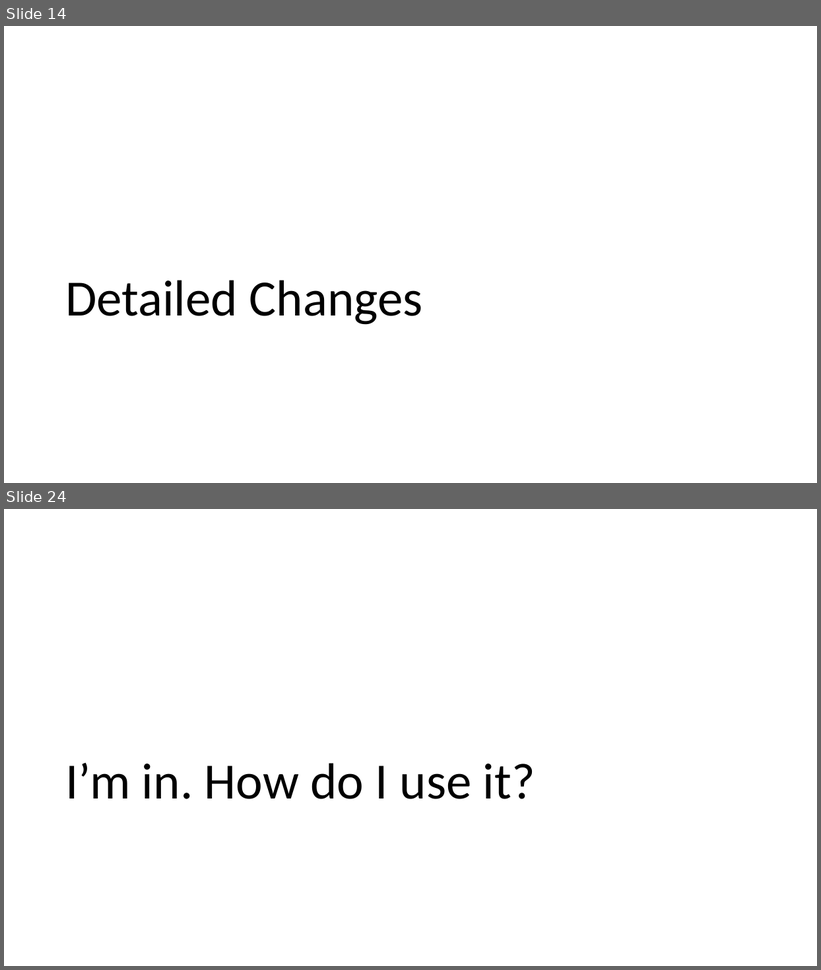
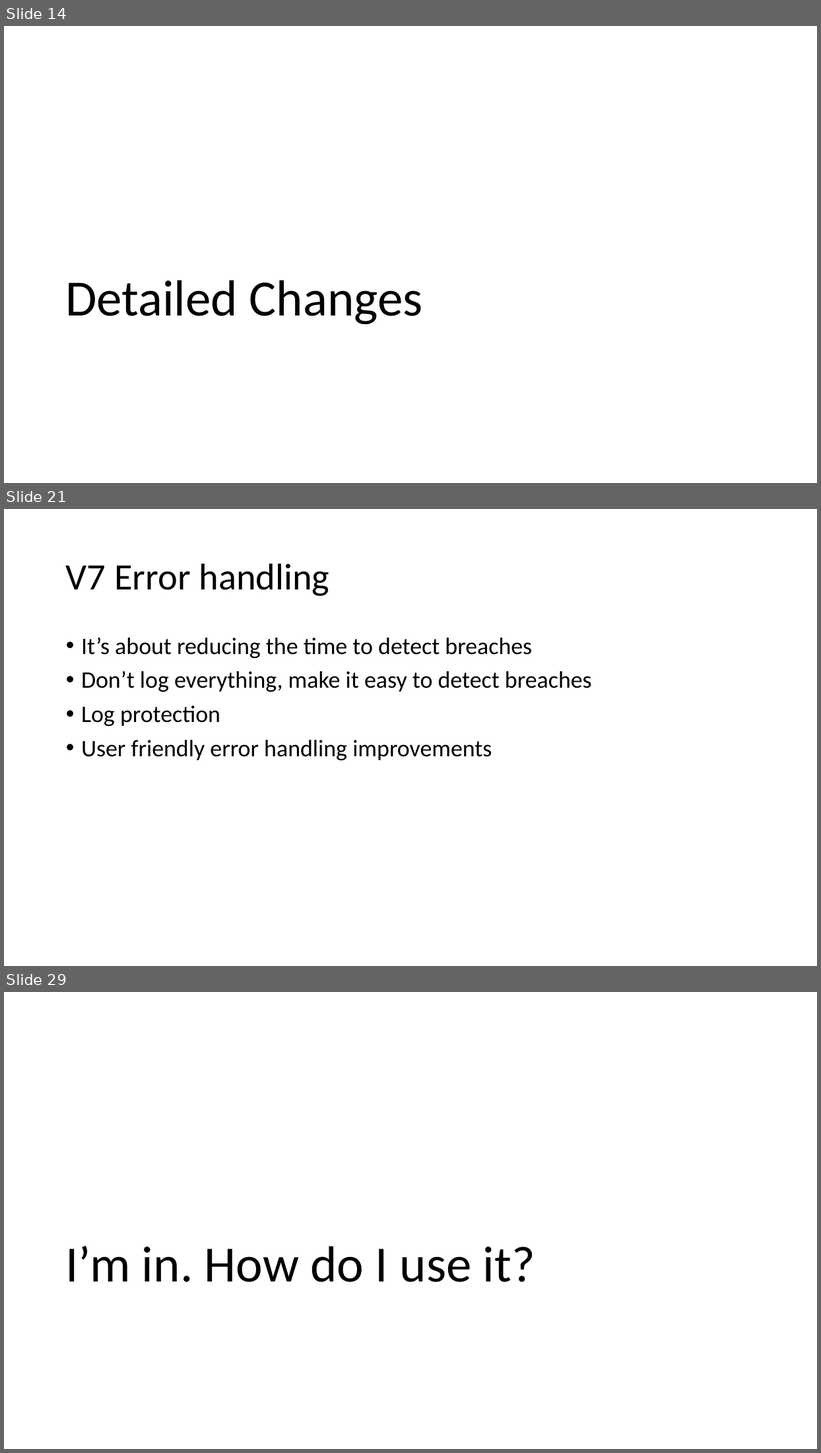
Before and after one commit to OWASP/ASVS, a slide deck: 4.0/presentations/NullCon 2019 ASVS 4.0 Release.pptx. Shown one above the other, each under a label of ours: slides 14 and 24 before the commit, slides 14, 21 and 29 after it; the slides between them are not shown. The pictures are 821x970 and 821x1453 pixels, drawn with LibreOffice and Linux fonts; fonts in the diff are those of the drawing; background and template pictures are left out. Boxes give left, top, right and bottom in pixels: in the first picture for what was removed or moved away, otherwise in the second. Text is boxed around its words. In the diff, an @@ line names an element or a change of style, - is before the commit and + after.

```diff
--- a/4.0/presentations/NullCon 2019 ASVS 4.0 Release.pptx
+++ b/4.0/presentations/NullCon 2019 ASVS 4.0 Release.pptx
@@ slide 21 added at [4, 509, 817, 966], background picture (left out) @@
@@ title added at [66, 563, 329, 596], 44 pt, text #000000 @@
+V7 Error handling
@@ text added at [81, 637, 592, 760], 28 pt, text #000000 @@
+• It’s about reducing the time to detect breaches
+• Don’t log everything, make it easy to detect breaches
+• Log protection
+• User friendly error handling improvements
@@ what was slide 24 is now slide 29 @@
```
Also in this commit, not shown: 10 slides changed, 4 other slides added.
